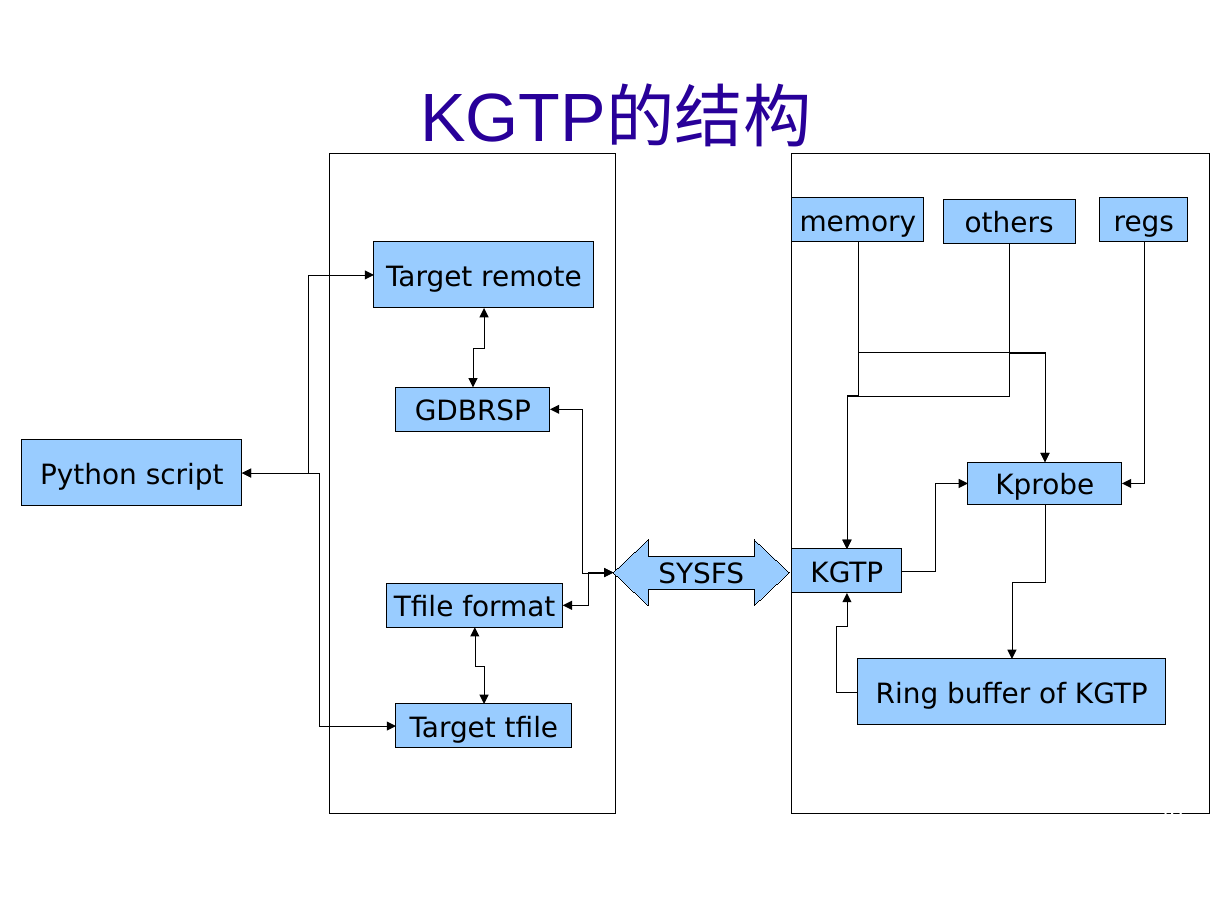
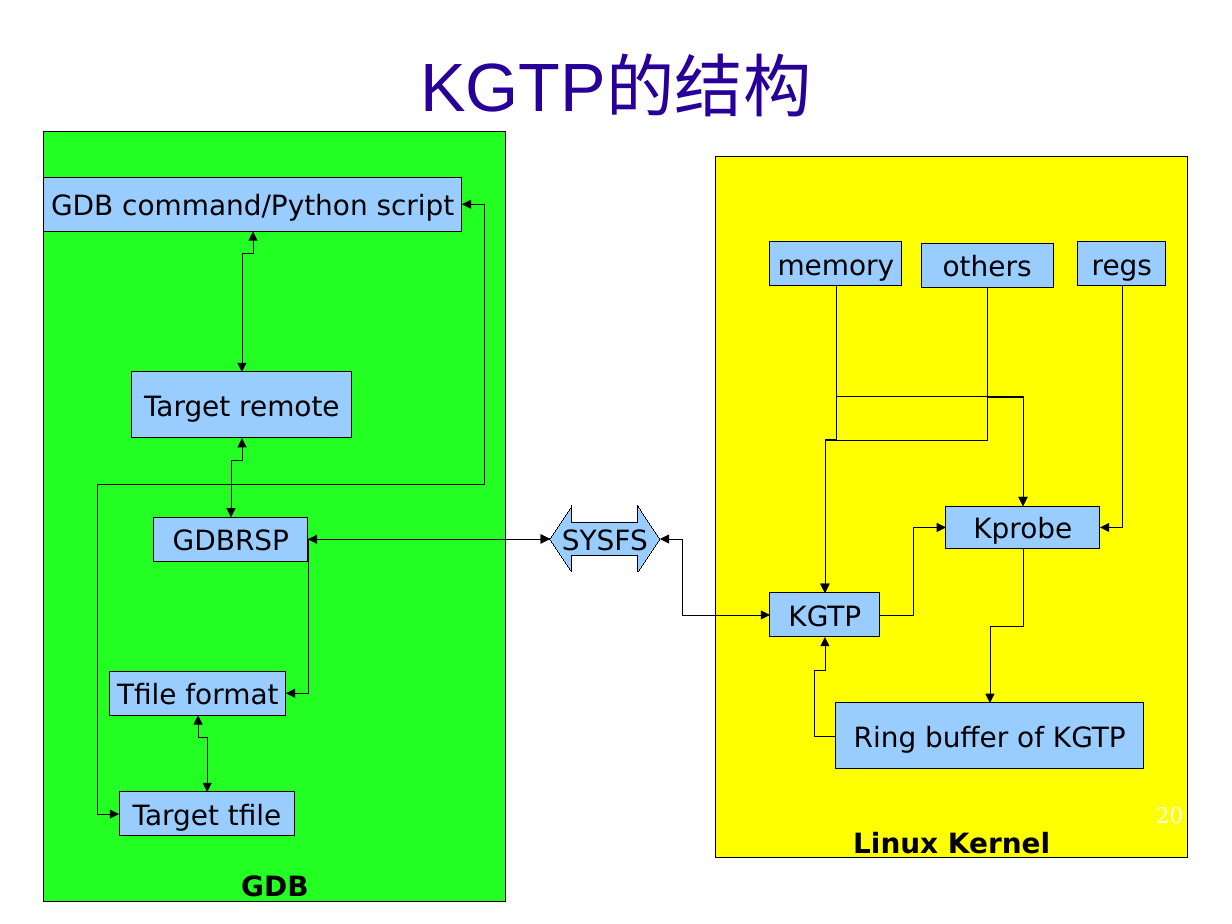
Before and after one commit to teawater/kgtp-misc, a slide deck: slide 20 of show/introduce/kgtpcn.odp. Drawn at 1232x924 pixels with LibreOffice and Linux fonts; fonts in the diff are those of the drawing; background and template pictures are left out. Boxes give left, top, right and bottom in pixels: in the first picture for what was removed or moved away, otherwise in the second. Text is boxed around its words. In the diff, an @@ line names an element or a change of style, - is before the commit and + after.

```diff
--- a/show/introduce/kgtpcn.odp
+++ b/show/introduce/kgtpcn.odp
@@ title "KGTP的结构": place and size @@
-title "KGTP的结构" at (420, 86, 811, 147)
+title "KGTP的结构" at (420, 57, 811, 117)
@@ rectangle "GDB": place and size @@
-rectangle "GDB" at (330, 154, 616, 815)
+rectangle "GDB" at (44, 132, 505, 902)
@@ rectangle "GDB" at (44, 132, 505, 902): text colour #FFFFFF to #000000, bold on; fill none to #23FF23 @@
@@ rectangle "GDB command/Python script": place and size @@
-rectangle "GDB command/Python script" at (22, 440, 243, 506)
+rectangle "GDB command/Python script" at (44, 178, 462, 231)
@@ rectangle "Linux Kernel": place and size @@
-rectangle "Linux Kernel" at (793, 154, 1211, 815)
+rectangle "Linux Kernel" at (715, 157, 1188, 859)
@@ rectangle "Linux Kernel" at (715, 157, 1188, 859): text colour #FFFFFF to #000000, bold on; fill none to #FFFF00 @@
@@ text in rectangle at (51, 193, 455, 221): text changed @@
-Python script
+GDB command/Python script
@@ elbow double arrow moved from (484, 309) - (473, 388) to (462, 205) - (120, 814) @@
@@ elbow double arrow added from (253, 231) to (241, 372), #000000 0 pt @@
@@ 4 rectangles, 2 elbow arrows: place and size @@
-4 rectangles, 2 elbow arrows at (793, 198, 1167, 726)
+4 rectangles, 2 elbow arrows at (770, 243, 1145, 769)
@@ rectangle "Target remote": place and size @@
-rectangle "Target remote" at (375, 243, 595, 309)
+rectangle "Target remote" at (132, 372, 352, 438)
@@ elbow double arrow moved from (243, 473) - (375, 275) to (243, 438) - (231, 518) @@
@@ left right arrow "SYSFS": place and size @@
-left right arrow "SYSFS" at (614, 540, 789, 606)
+left right arrow "SYSFS" at (550, 506, 660, 572)
@@ left right arrow "SYSFS" at (550, 506, 660, 572): proportions changed @@
@@ rectangle "GDBRSP": place and size @@
-rectangle "GDBRSP" at (396, 388, 550, 432)
+rectangle "GDBRSP" at (154, 518, 309, 561)
@@ elbow double arrow moved from (563, 606) - (614, 572) to (286, 693) - (550, 539) @@
@@ elbow double arrow moved from (484, 704) - (475, 627) to (309, 540) - (550, 539) @@
@@ elbow double arrow moved from (550, 409) - (614, 572) to (661, 539) - (770, 615) @@
@@ 6 elbow arrows, 2 rectangles: place and size @@
-6 elbow arrows, 2 rectangles at (836, 198, 1188, 692)
+6 elbow arrows, 2 rectangles at (814, 243, 1167, 737)
@@ rectangle "Tfile format": place and size @@
-rectangle "Tfile format" at (387, 584, 562, 627)
+rectangle "Tfile format" at (110, 672, 285, 715)
@@ elbow double arrow moved from (243, 473) - (396, 727) to (198, 715) - (207, 793) @@
@@ rectangle "Target tfile": place and size @@
-rectangle "Target tfile" at (396, 704, 571, 748)
+rectangle "Target tfile" at (120, 793, 295, 836)
```
Also in this commit, not shown: 2 other slides changed, 1 other file.
